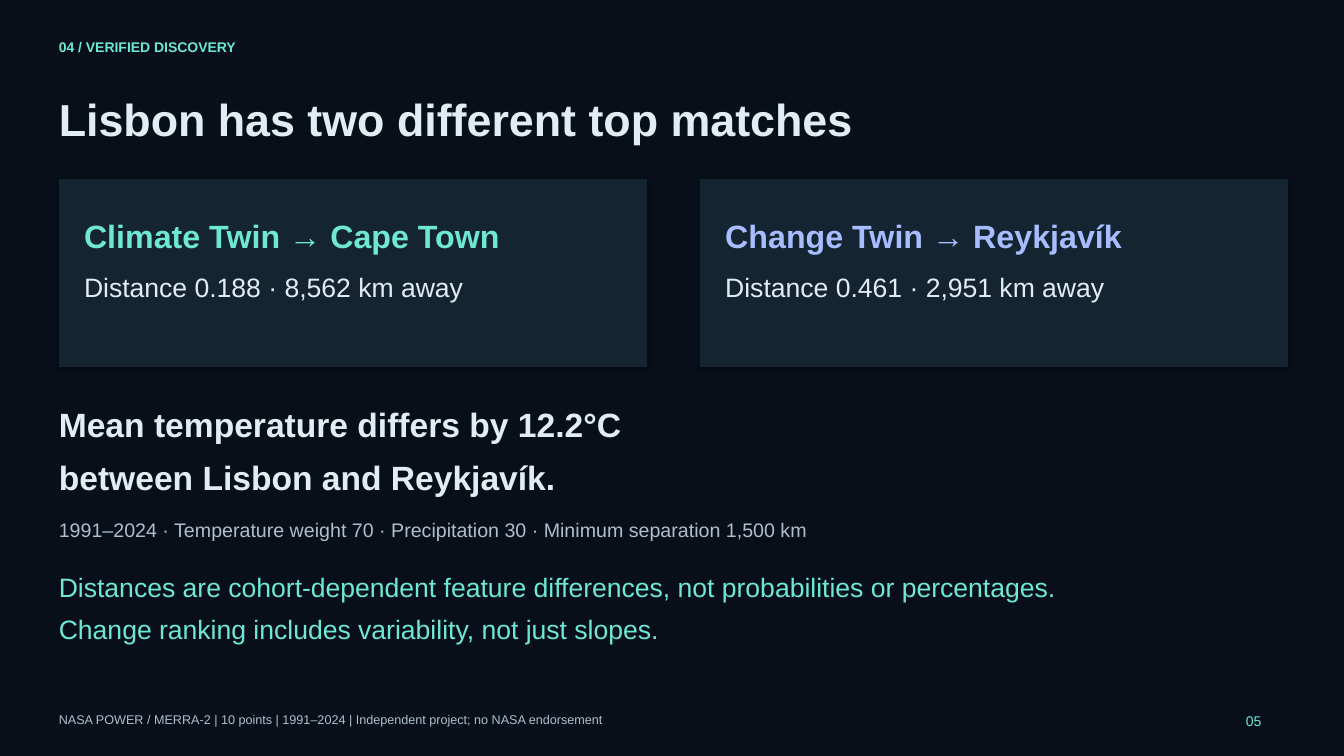
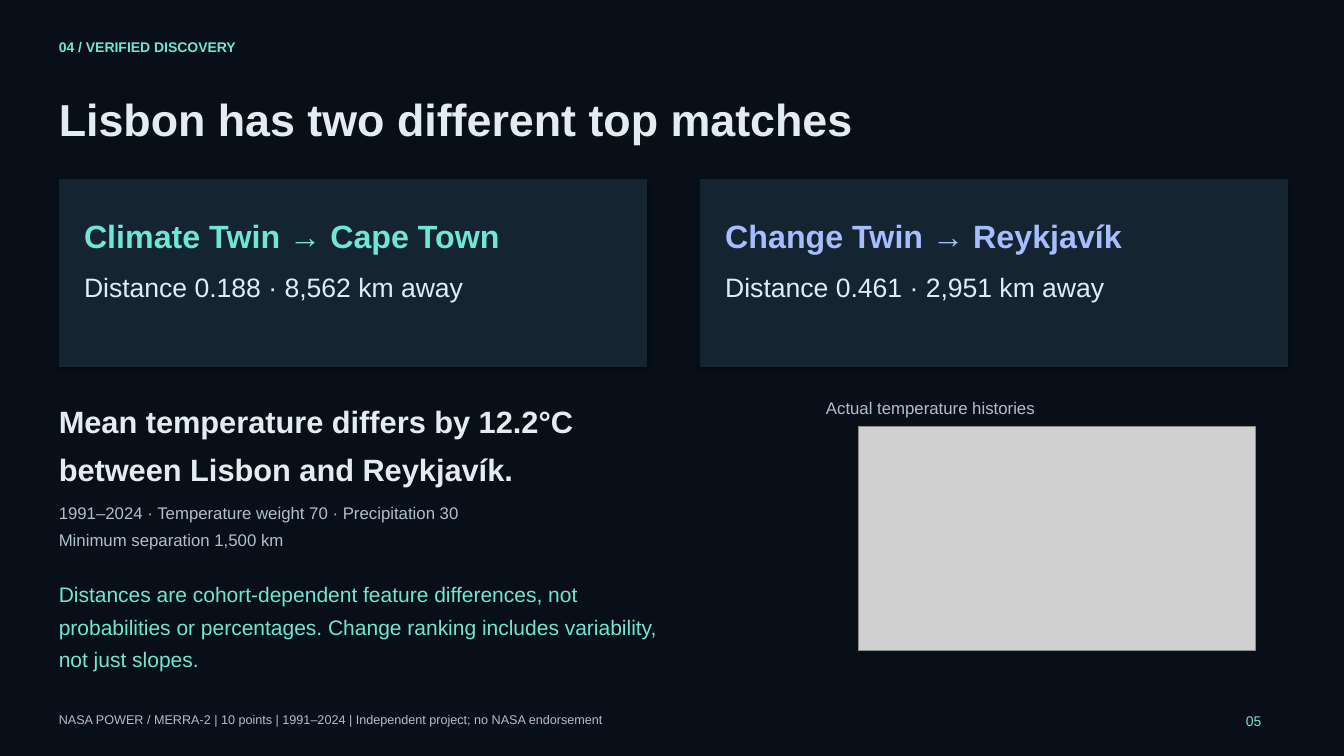
Before and after one commit to wxu2206/climate-doppelganger, a slide deck: slide 5 of submission/presentation/climate-doppelganger.pptx. Drawn at 1344x756 pixels with LibreOffice and Linux fonts; fonts in the diff are those of the drawing; grey boxes stand for pictures. Boxes give left, top, right and bottom in pixels: in the first picture for what was removed or moved away, otherwise in the second. Text is boxed around its words. In the diff, an @@ line names an element or a change of style, - is before the commit and + after.

```diff
--- a/submission/presentation/climate-doppelganger.pptx
+++ b/submission/presentation/climate-doppelganger.pptx
@@ text "Mean temperature differs by 12.2°C" at [59, 410, 573, 487]: size 24 to 22 pt @@
@@ text added at [826, 402, 1034, 418], 12 pt, text #AFBFCC @@
+Actual temperature histories
@@ picture added at [859, 427, 1256, 651] @@
@@ text at [59, 507, 459, 550]: text changed; size 14 to 12 pt @@
-1991–2024 · Temperature weight 70 · Precipitation 30 · Minimum separation 1,500 km
+1991–2024 · Temperature weight 70 · Precipitation 30
+Minimum separation 1,500 km
@@ text at [59, 586, 657, 672]: text changed; size 19 to 15 pt @@
-Distances are cohort-dependent feature differences, not probabilities or percentages.
-Change ranking includes variability, not just slopes.
+Distances are cohort-dependent feature differences, not
+probabilities or percentages. Change ranking includes variability,
+not just slopes.
```
Also in this commit, not shown: 1 other slide changed, 5 other files.
